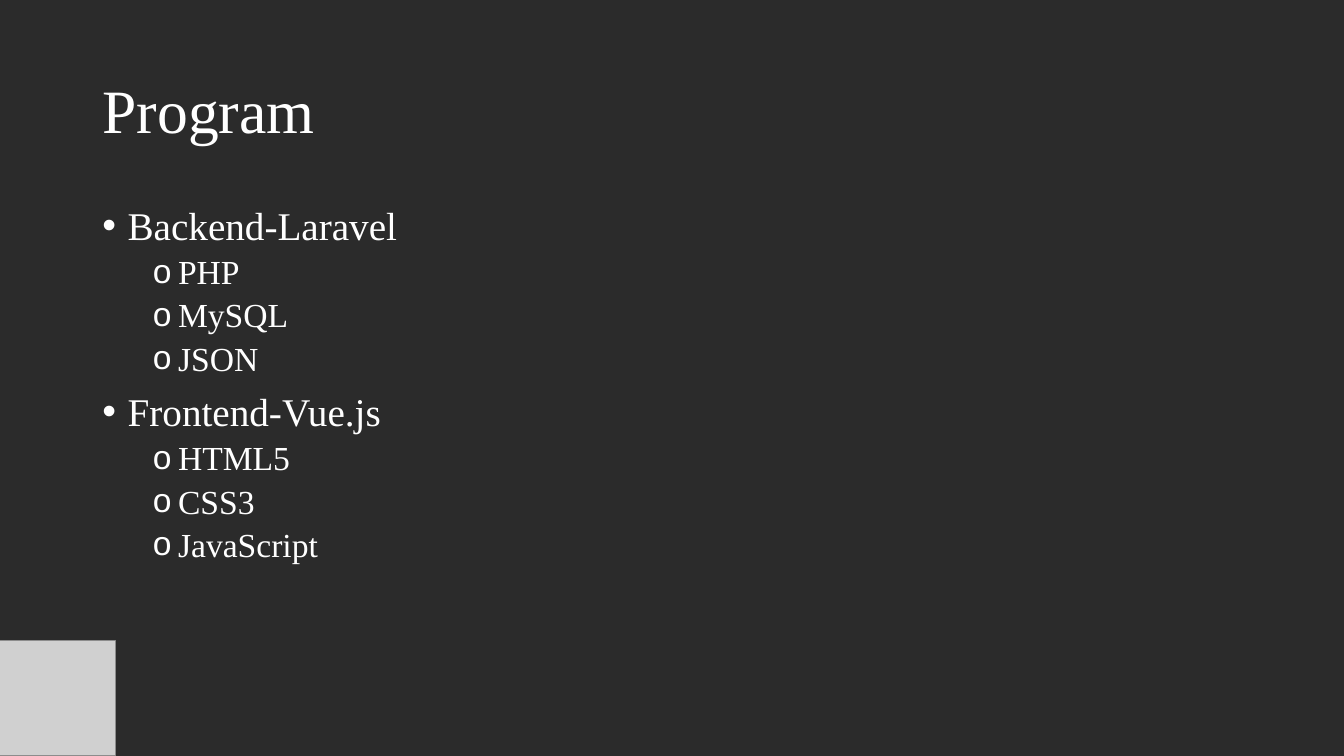
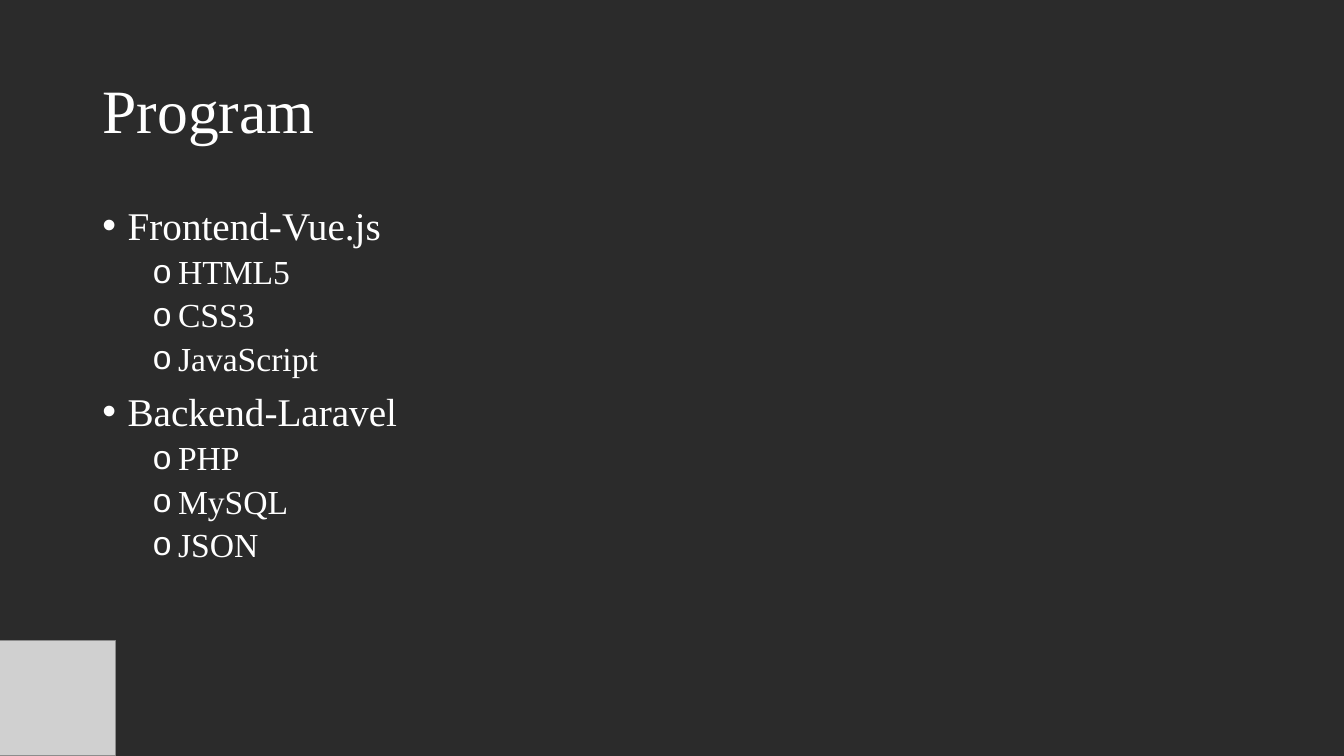
Before and after one commit to ZsigoRobert0/13_S2_3_vizsgaremek, a slide deck: slide 5 of Dokumentáció/StockMaster_Prezentacio.pptx. Drawn at 1344x756 pixels with LibreOffice and Linux fonts; fonts in the diff are those of the drawing; grey boxes stand for pictures; background and template pictures are left out; a plain dark background stands for a picture behind light text. Boxes give left, top, right and bottom in pixels: in the first picture for what was removed or moved away, otherwise in the second. Text is boxed around its words. In the diff, an @@ line names an element or a change of style, - is before the commit and + after.

```diff
--- a/Dokumentáció/StockMaster_Prezentacio.pptx
+++ b/Dokumentáció/StockMaster_Prezentacio.pptx
@@ text at <box>128,212,381,377</box>: paragraphs added @@
+• Frontend-Vue.js
+  o HTML5
+  o CSS3
+  o JavaScript
@@ text at <box>128,398,381,563</box>: paragraphs removed @@
-• Frontend-Vue.js
-  o HTML5
-  o CSS3
-  o JavaScript
```
Also in this commit, not shown: 7 other slides changed, 2 slides added, 1 slide removed.
